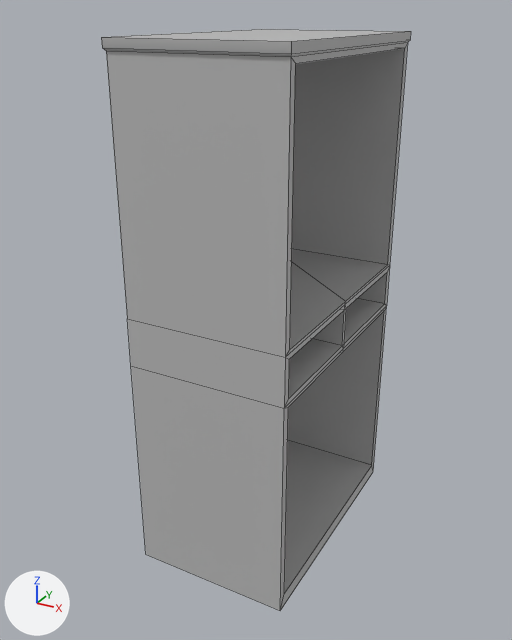
The FBX model Assets/3d Assets/Cabinet2.fbx as it was, and as the next commit left it.
The view is the same before and after, from a 50 mm camera at (3.97, -7.05, 8.31) aimed at (-0.91, 1.82, 3.88). The axes (+X, +Y, +Z) are drawn at lower left. The lights are the same throughout. Mesh edges are drawn as thin lines. Where no turn or scale is listed for an object, it has been applied to the vertices.

In view in the first picture: 'Cabinet2'.
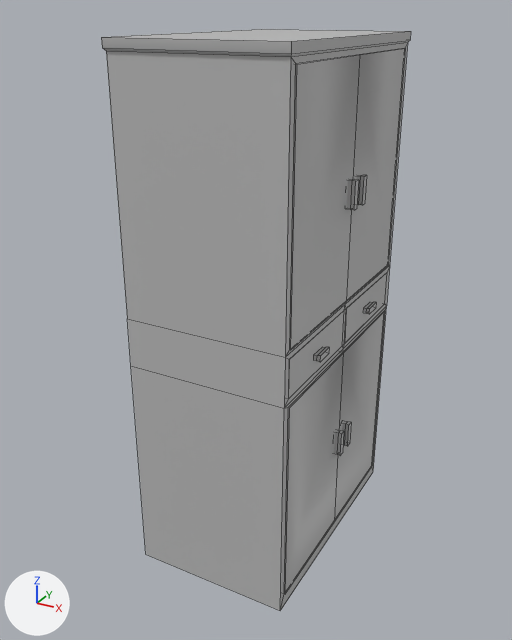
The change, as a list of edits to the scene's bpy script:
```text
Change me_mesh:
    used by ob_cabinet2; location = (0.0, 0.0, 0.0)
    remove me_mesh.from_pydata(...)  # 92 vertices, 76 faces; spans x -2.0..0.51, y 0.0..4.0, z 0.0..8.0
    add me_mesh.from_pydata(...)  # 204 vertices, 168 faces; spans x -2.0..0.61, y 0.0..4.0, z 0.0..8.0
    me_mesh part 1: a new loose piece, a box spanning x 0.435..0.485, y 0.161..1.959, z 3.699..4.271, in mat_lambert1 (grey #bcbcbc)
    me_mesh part 2: a new loose piece, a box spanning x 0.435..0.485, y 2.041..3.839, z 3.699..4.271, in mat_lambert1 (grey #bcbcbc)
    me_mesh part 3
    48 vertices are added at x 0.42..0.61, y 0.16..3.84, z 0.4..7.77
    24 new vertices lie (0.0, 0.0, 0.39) away from vertices in x 0.47..0.61, y 1.8..2.2, z 1.88..5.82
    12 new vertices lie (0.08, 0.0, 0.0) away from vertices in x 0.42, y 0.16..3.84, z 0.4..7.77
    12 new vertices lie (0.0, 0.3, 0.0) away from vertices in x 0.48..0.58, y 0.91..2.79, z 3.91..4.01
    80 new faces join them
```

Pixel boxes [x1, y1, x2, y2] of what changed, in the pictures (512 x 640 px):
part 1 of me_mesh, added
    after: [289, 311, 344, 398]
part 2 of me_mesh, added
    after: [344, 273, 387, 344]
part 3 of me_mesh, added
    after: [284, 48, 406, 594]
